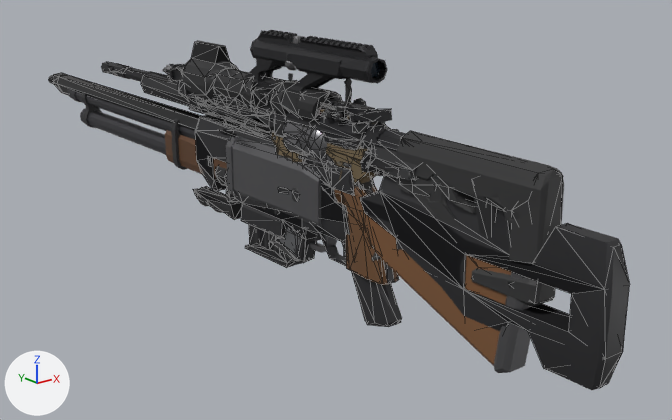
The glTF model public/models/weapons.glb: old version first, new version second.
The view is the same before and after, from a 50 mm lens placed at (-0.634, -0.748, 0.316), pointed at (0.087, 0.153, -0.044). Arrows for +X, +Y and +Z are at lower left; the lights stay in place. The picture after the commit comes second. Mesh edges are drawn as thin lines on the coarser meshes. Where no turn or scale is listed for an object, it has been applied to the vertices.

Script lines for the objects in view, before the commit:
```python
ob_ar_mesh = bpy.data.objects.new('ar_mesh', me_ar_mesh)
ob_ar_mesh.location = (0.0, 0.0, 0.0)
ob_smg_near_mesh = bpy.data.objects.new('smg_near_mesh', me_smg_near_mesh)
ob_smg_near_mesh.location = (0.0, 0.0, 0.0)
ob_sniper_near_mesh = bpy.data.objects.new('sniper_near_mesh', me_sniper_near_mesh)
ob_sniper_near_mesh.location = (0.0, 0.0, 0.0)
# also in view: 'ar_near_mesh' at (0.003, 0.18, 0.054); 'shotgun_Shotgun_2' at (0.0, 0.252, -0.016); 'pistol_near_mesh' at (0.0, 0.148, 0.024); 'smg_mesh' at (0.001, 0.136, 0.034); 'sniper_mesh' at (0.0, 0.256, 0.022)
```
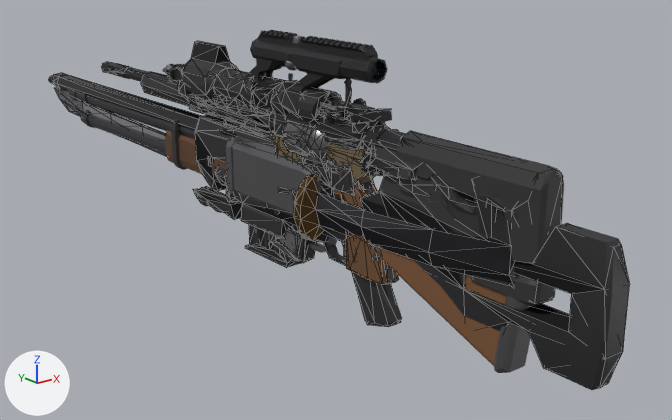
Location of each change, [x1, y1, x2, y2] in pixels of the pictures (672 x 420 px):
'katana_near_mesh', added: after [54, 88, 515, 286]
    faces in mat_gun_katana_near_wrap (black #242429): [314, 193, 514, 286]
    faces in mat_gun_katana_near_bronze (brown #957345): [294, 173, 326, 242]
    faces in mat_gun_katana_near_steel (light grey #cbcdd0): [54, 88, 83, 117]
'katana_mesh', added: after [82, 102, 432, 252]
    faces in mat_gun_katana_wrap (black #242429): [316, 194, 432, 252]
    faces in mat_gun_katana_steel (light grey #cbcdd0): [82, 102, 166, 156]

What the commit changed:
Material 'Gun_katana_near_steel' (mat_gun_katana_near_steel) is new.
Its base color is (0.6, 0.61, 0.63) (light grey #cbcdd0).
Its metallic is 1.0.
Its roughness is 0.18.
Material 'Gun_katana_near_iron' (mat_gun_katana_near_iron) is new.
Its base color is (0.045, 0.045, 0.05) (dark grey #3c3c3f).
Its metallic is 0.8.
Its roughness is 0.45.
Material 'Gun_katana_near_wrap' (mat_gun_katana_near_wrap) is new.
Its base color is (0.018, 0.018, 0.022) (black #242429).
Its roughness is 0.8.
Material 'Gun_katana_near_bronze' (mat_gun_katana_near_bronze) is new.
Its base color is (0.3, 0.17, 0.06) (brown #957345).
Its metallic is 1.0.
Its roughness is 0.4.
Material 'Gun_katana_wrap' (mat_gun_katana_wrap) is new.
Its base color is (0.018, 0.018, 0.022) (black #242429).
Its roughness is 0.8.
Material 'Gun_katana_iron' (mat_gun_katana_iron) is new.
Its base color is (0.045, 0.045, 0.05) (dark grey #3c3c3f).
Its metallic is 0.8.
Its roughness is 0.45.
Material 'Gun_katana_bronze' (mat_gun_katana_bronze) is new.
Its base color is (0.3, 0.17, 0.06) (brown #957345).
Its metallic is 1.0.
Its roughness is 0.4.
Material 'Gun_katana_steel' (mat_gun_katana_steel) is new.
Its base color is (0.6, 0.61, 0.63) (light grey #cbcdd0).
Its metallic is 1.0.
Its roughness is 0.18.
Mesh me_katana_near_mesh is new.
It has 110 vertices, 216 faces and spans x -0.044..0.042, y -0.234..0.816, z -0.041..0.043.
Faces by material slot: [82, 53, 6, 75].
It uses material mat_gun_katana_near_steel (light grey #cbcdd0).
It uses material mat_gun_katana_near_wrap (black #242429).
It uses material mat_gun_katana_near_iron (dark grey #3c3c3f).
It uses material mat_gun_katana_near_bronze (brown #957345).
Mesh me_katana_mesh is new.
It has 87 vertices, 170 faces and spans x -0.044..0.042, y -0.234..0.816, z -0.041..0.043.
Faces by material slot: [42, 47, 6, 75].
It uses material mat_gun_katana_steel (light grey #cbcdd0).
It uses material mat_gun_katana_wrap (black #242429).
It uses material mat_gun_katana_iron (dark grey #3c3c3f).
It uses material mat_gun_katana_bronze (brown #957345).
Object 'katana_near_mesh' (ob_katana_near_mesh) is new; it shows me_katana_near_mesh.
Its location is (0.0, 0.0, 0.0).
Object 'katana_mesh' (ob_katana_mesh) is new; it shows me_katana_mesh.
Its location is (0.0, 0.0, 0.0).
